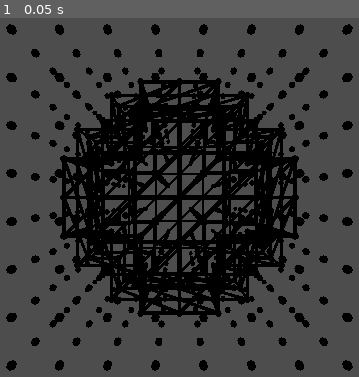
Above: before the commit, frame 1.
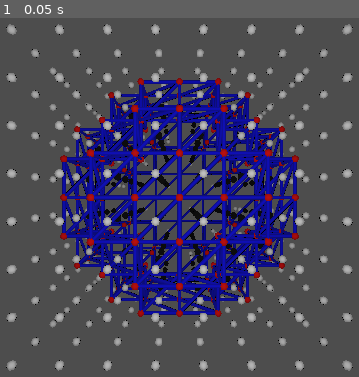
Above: after the commit, the same moment.

Repository: PierreBeur/naive-surface-nets-3d
Game: Godot game, scene res://scenes/main.tscn
The game is run twice, just before and just after one commit, with the same random seed, the same clock (stepped at 60 frames per second) and the same inputs.
Inputs:
- Up to frame 1 (0.05 s): no input

The runs differ from the first frame. In frame 1, 29% of the frame differs, in the area x 1-99%, y 1-99%.

Commit message:
Update main.tscn

Diff:
--- a/scenes/main.tscn
+++ b/scenes/main.tscn
@@ -42,3 +42,6 @@
 
 [node name="Camera3D" type="Camera3D" parent="Node3D"]
 transform = Transform3D(1, 0, 0, 0, 1, 0, 0, 0, 1, 0, 0, 3)
+
+[node name="OmniLight3D" type="OmniLight3D" parent="Node3D/Camera3D"]
+omni_range = 10.0
